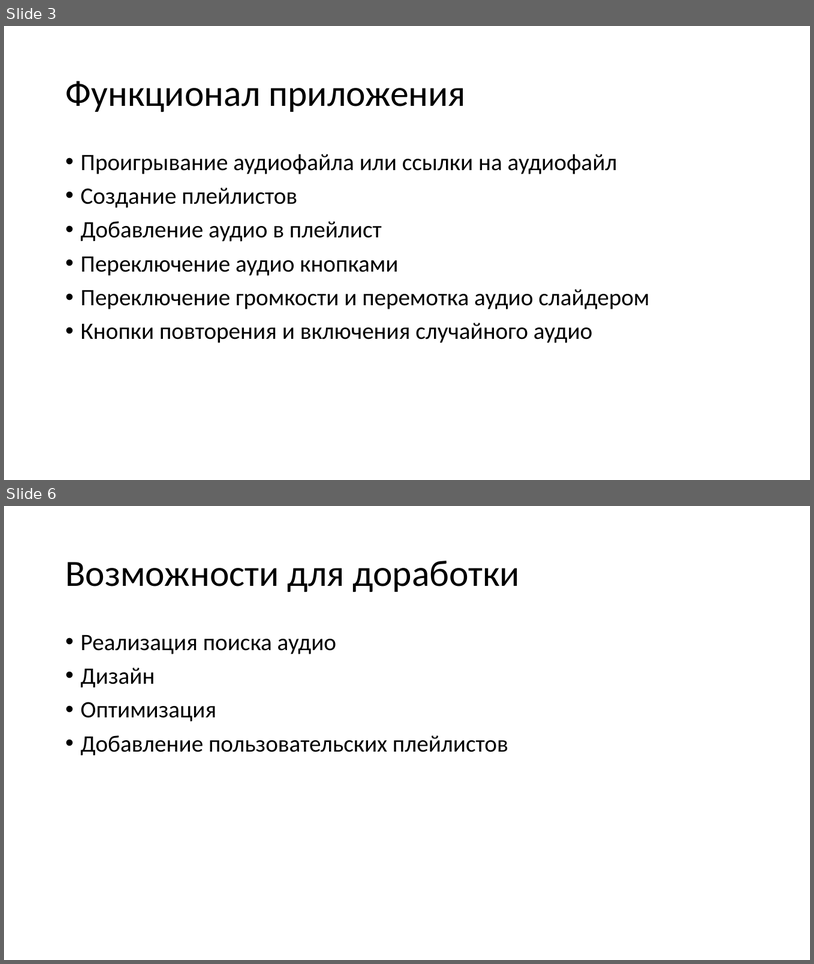
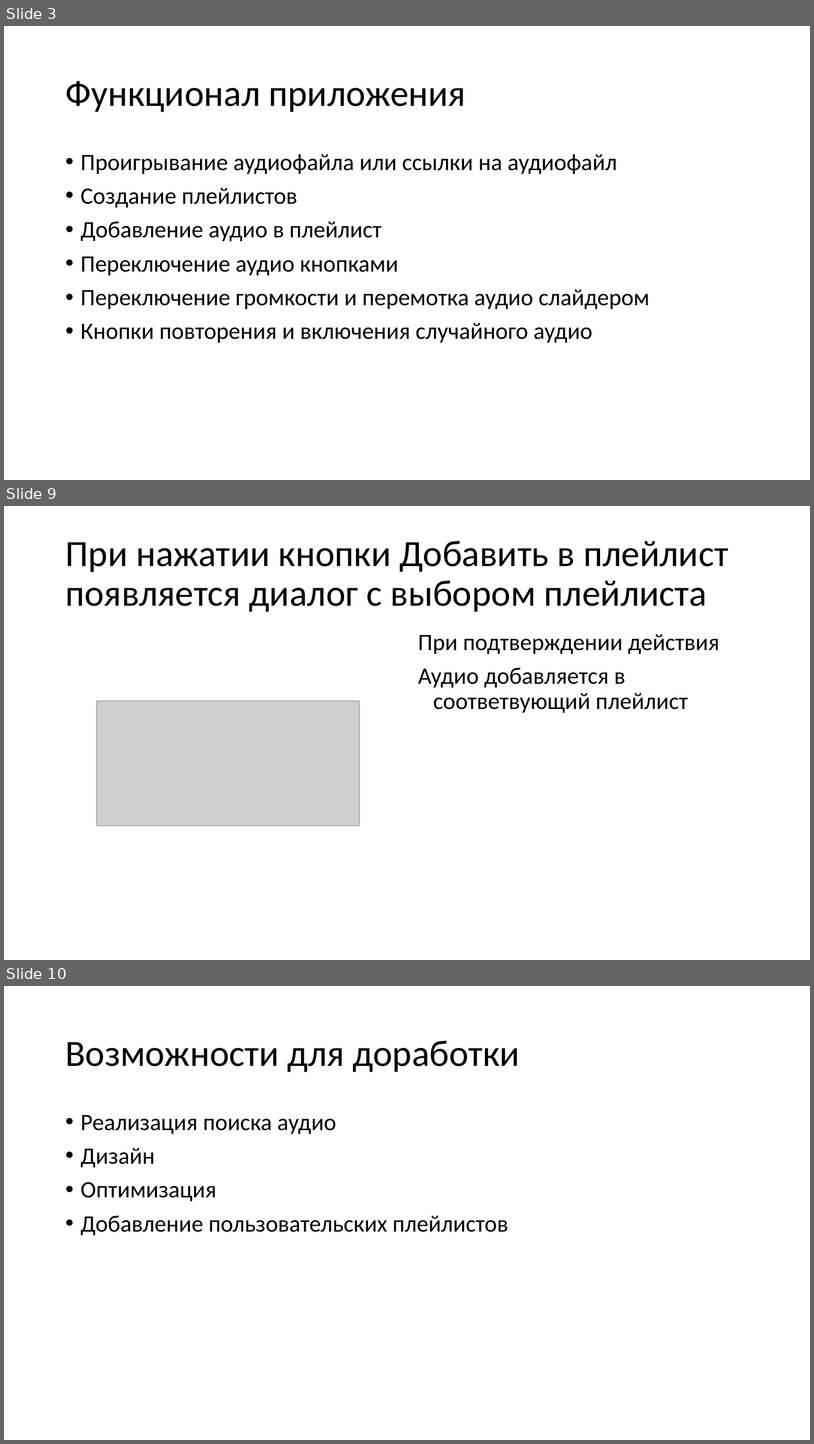
Before and after one commit to Ononim03/Simple_Audio, a slide deck: Simple audio.pptx. Shown one above the other, each under a label of ours: slides 3 and 6 before the commit, slides 3, 9 and 10 after it; the slides between them are not shown. The pictures are 814x964 and 814x1444 pixels, drawn with LibreOffice and Linux fonts; fonts in the diff are those of the drawing; grey boxes stand for pictures. Boxes give left, top, right and bottom in pixels: in the first picture for what was removed or moved away, otherwise in the second. Text is boxed around its words. In the diff, an @@ line names an element or a change of style, - is before the commit and + after.

```diff
--- a/Simple audio.pptx
+++ b/Simple audio.pptx
@@ slide 9 added at (x1=4, y1=506, x2=810, y2=960), background #FFFFFF @@
@@ title added at (x1=65, y1=541, x2=729, y2=612), 44 pt, text #000000 @@
+При нажатии кнопки Добавить в плейлист
+появляется диалог с выбором плейлиста
@@ text added at (x1=418, y1=634, x2=720, y2=713), 28 pt, text #000000 @@
+При подтверждении действия
+Аудио добавляется в соответвующий плейлист
@@ picture added at (x1=96, y1=701, x2=360, y2=826) @@
@@ what was slide 6 is now slide 10 @@
```
Also in this commit, not shown: 5 other slides added, 2 slides removed.
